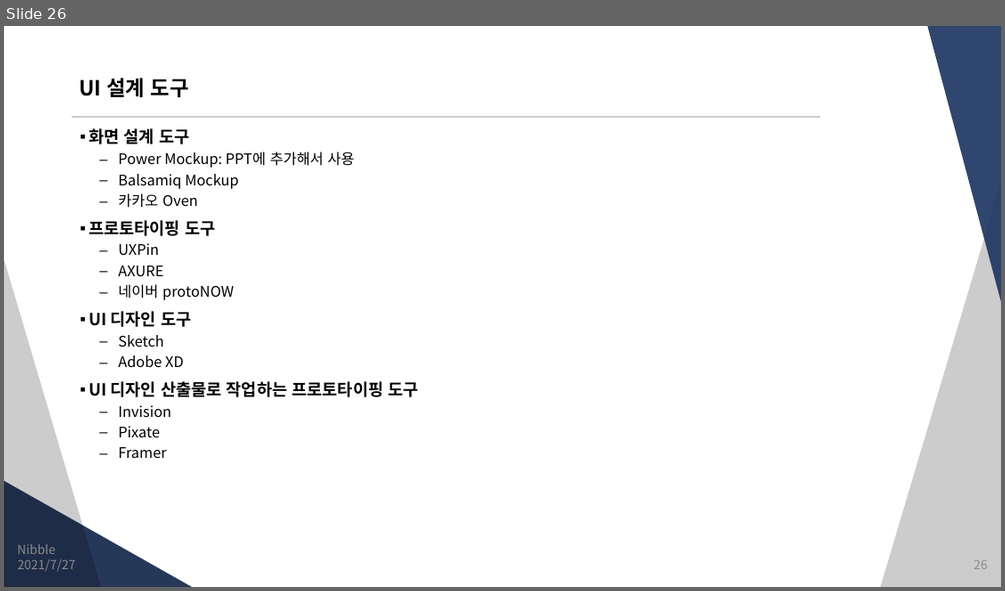
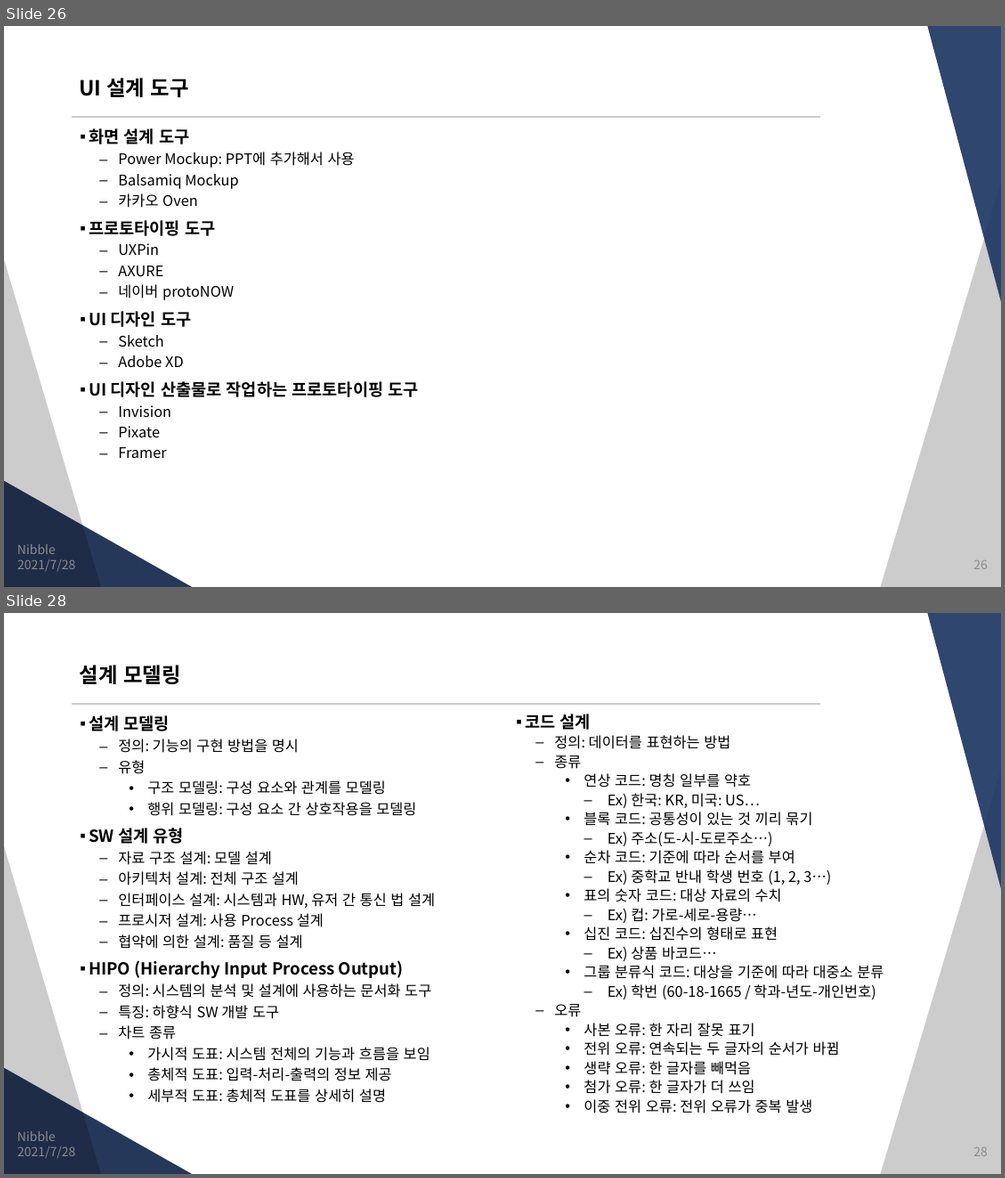
Before and after one commit to JungSangHyeon/2021-TIL, a slide deck: 정보처리기사/정보처리기사.pptx. Shown one above the other, each under a label of ours: slide 26 before the commit, slides 26 and 28 after it; the slides between them are not shown. The pictures are 1005x591 and 1005x1178 pixels, drawn with LibreOffice and Linux fonts; fonts in the diff are those of the drawing. Boxes give left, top, right and bottom in pixels: in the first picture for what was removed or moved away, otherwise in the second. Text is boxed around its words. In the diff, an @@ line names an element or a change of style, - is before the commit and + after.

```diff
--- a/정보처리기사/정보처리기사.pptx
+++ b/정보처리기사/정보처리기사.pptx
@@ slide 28 added at <box>4,613,1001,1174</box>, background #FFFFFF; not listed: 5 template elements that a slide beside it also shows @@
@@ title added at <box>80,665,180,684</box>, 20 pt, text #000000, bold @@
+설계 모델링
@@ text added at <box>89,715,435,1103</box>, 14 pt, text #000000 @@
+▪ 설계 모델링
+  – 정의: 기능의 구현 방법을 명시
+  – 유형
+    • 구조 모델링: 구성 요소와 관계를 모델링
+    • 행위 모델링: 구성 요소 간 상호작용을 모델링
+▪ SW 설계 유형
+  – 자료 구조 설계: 모델 설계
+  – 아키텍처 설계: 전체 구조 설계
+  – 인터페이스 설계: 시스템과 HW, 유저 간 통신 법 설계
+  – 프로시저 설계: 사용 Process 설계
+  – 협약에 의한 설계: 품질 등 설계
+▪ HIPO (Hierarchy Input Process Output)
+  – 정의: 시스템의 분석 및 설계에 사용하는 문서화 도구
+  – 특징: 하향식 SW 개발 도구
+  – 차트 종류
+    • 가시적 도표: 시스템 전체의 기능과 흐름을 보임
+    • 총체적 도표: 입력-처리-출력의 정보 제공
+    • 세부적 도표: 총체적 도표를 상세히 설명
@@ text added at <box>525,714,883,1113</box>, 14 pt, text #000000 @@
+▪ 코드 설계
+  – 정의: 데이터를 표현하는 방법
+  – 종류
+    • 연상 코드: 명칭 일부를 약호
+      – Ex) 한국: KR, 미국: US…
+    • 블록 코드: 공통성이 있는 것 끼리 묶기
+      – Ex) 주소(도-시-도로주소…)
+    • 순차 코드: 기준에 따라 순서를 부여
+      – Ex) 중학교 반내 학생 번호 (1, 2, 3…)
+    • 표의 숫자 코드: 대상 자료의 수치
+      – Ex) 컵: 가로-세로-용량…
+    • 십진 코드: 십진수의 형태로 표현
+      – Ex) 상품 바코드…
+    • 그룹 분류식 코드: 대상을 기준에 따라 대중소 분류
+      – Ex) 학번 (60-18-1665 / 학과-년도-개인번호)
+  – 오류
+    • 사본 오류: 한 자리 잘못 표기
+    • 전위 오류: 연속되는 두 글자의 순서가 바뀜
+    • 생략 오류: 한 글자를 빼먹음
+    • 첨가 오류: 한 글자가 더 쓰임
+    • 이중 전위 오류: 전위 오류가 중복 발생
@@ text added at <box>17,1131,56,1141</box>, 12 pt, text #8C8C8C @@
+Nibble
@@ text added at <box>17,1146,75,1159</box>, 12 pt, text #8C8C8C @@
+2021/7/28
@@ page number added at <box>973,1147,987,1156</box>, 12 pt, text #8C8C8C @@
+28
@@ slide 26 changed as well @@
@@ text at <box>17,559,75,572</box>: text changed @@
-2021/7/27
+2021/7/28
```
Also in this commit, not shown: 24 other slides changed, 7 other slides added.
